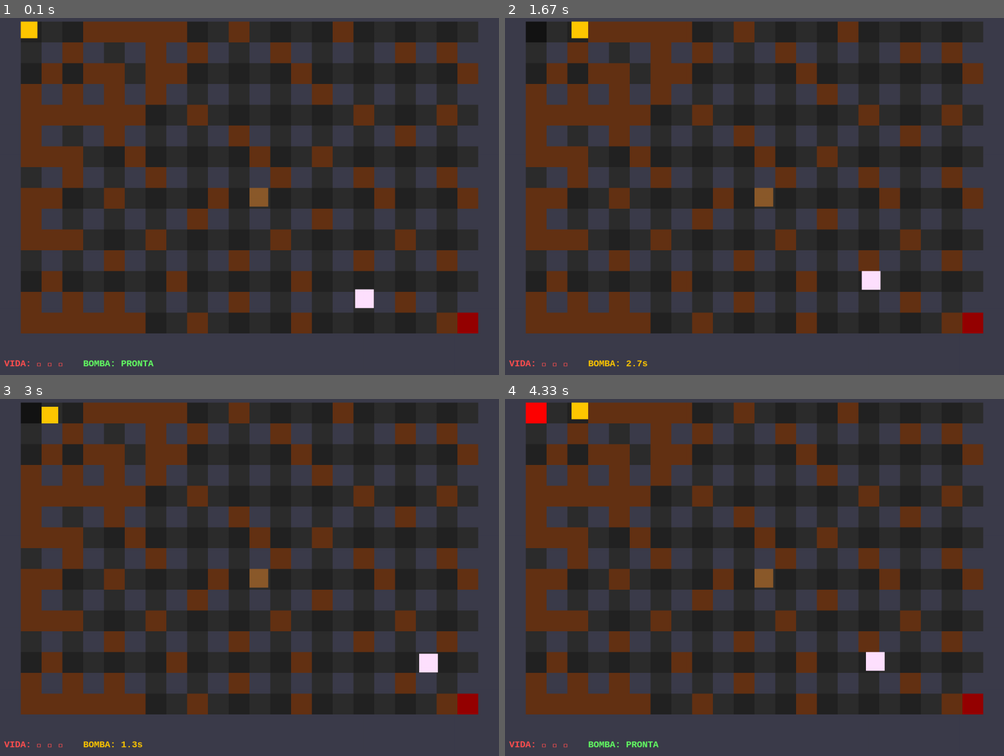
Above: before the commit, frames 1-4 (two rows, left to right).
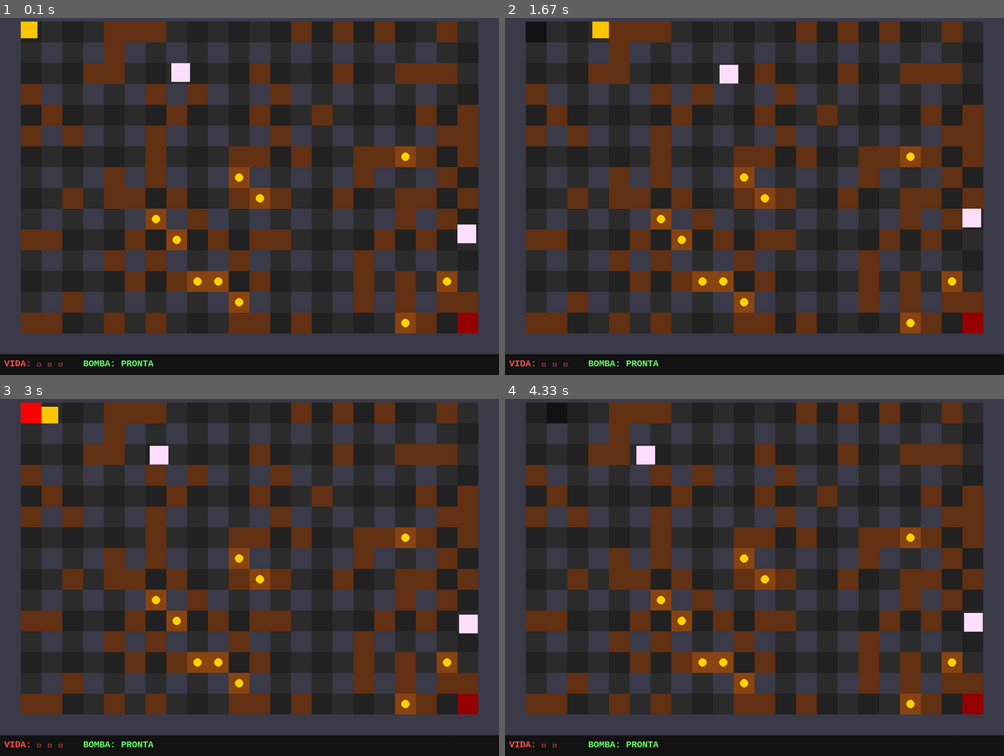
Above: after the commit, the same moments.

Repository: Mr7bb/Projeto-P.O.O-Jogo-usando-PyGame
Game: pygame game, started from main.py
Two runs of this game, one before a commit and one after it. Both use one fixed random seed, a clock stepped at 60 frames per second and the inputs below.
Inputs:
- Up to frame 1 (0.1 s): no input
- Up to frame 2 (1.67 s): tap Space at 0.33, 0.73, 1.03, 1.23, 1.57 s; hold D 0.67-1.13 s; hold W 1.17-1.47 s; hold D from 1.5 s (still down)
- Up to frame 3 (3 s): tap Space at 1.87, 2.07, 2.37, 2.63 s; release D at 1.97 s; hold A 2-2.53 s; hold S 2.57-2.87 s
- Up to frame 4 (4.33 s): hold W 3.33-3.7 s; tap Space at 3.4, 3.8, 4.1 s; hold D from 3.73 s (still down)

The runs differ from the first frame. In frame 1, 36% of the frame differs, in the area x 0-100%, y 0-100%; in frame 2, 37%; in frame 3, 37%; in frame 4, 37%.

Commit message:
troquei os mapas para um modelo de mapa procedural e concertei uns bugs na bomba.

Diff:
--- a/Blast_Miner.py
+++ b/Blast_Miner.py
@@ -1,10 +1,17 @@
 import pygame
-from Mapas.mapa_1 import MAPA_FASE_1, ALTURA, LARGURA, TELA_SIZE
-from Mapas.mapa_2 import MAPA_FASE_2
+import random
+
+from Mapas.gerador_mapas import GeradorProcedural
 from entidades.Player import Player
 from entidades.Fantasma import Fantasma
 from entidades.Golem import Golem
 from objetos.Bomba import Bomba
+
+
+#configs da janela
+ALTURA = 900
+LARGURA = 1200
+TELA_SIZE = 50
 
 class BlastMiner:
     def __init__(self):
@@ -13,21 +20,39 @@
         pygame.display.set_caption("Blast Miner Co. - IFRN")
 
         self.clock  = pygame.time.Clock()
+
         self.player = Player()
-        self.fase_atual = 1
-        self.mapa = MAPA_FASE_1
-        self.inimigos = [
-            Fantasma(850, 700),   # Inimigo tipo Fantasma
-            Golem(600, 450),      # Inimigo tipo Golem
-        ]
+
+        #adiçao da criaçao do mapa procedural
+        self.gerador = GeradorProcedural()
+
+        self.mapa_atual = self.gerador.gerar_fase()
+
+        self.inimigos = []
+        self.spawnar_inimigos_procedural()
+
         self.rodando   = True
         self.paredes   = []
         self.bombas    = []
         self.saida_rect = None
 
+    def spawnar_inimigos_procedural(self):
+        #spawna os inimigos longe do mike e somente no chão (0)
+        self.inimigos = []
+        #sorteia a quantidade de inimigos
+        quantidade_inimigos = random.randint(2, 4)
+
+        while len(self.inimigos) < quantidade_inimigos:
+            l = random.randint(1, len(self.mapa_atual) -2)
+            c = random.randint(6, len(self.mapa_atual[0]) - 2)
+            if self.mapa_atual[l][c] == 0:  #somente no chão
+                x = c * TELA_SIZE
+                y = l * TELA_SIZE
+                self.inimigos.append(Fantasma(x, y))
+
     def desenhar_cenario(self):
         self.paredes = []
-        for linha_idx, linha in enumerate(self.mapa):
+        for linha_idx, linha in enumerate(self.mapa_atual):
             for col_idx, tile in enumerate(linha):
                 x = col_idx * TELA_SIZE
                 y = linha_idx * TELA_SIZE
@@ -43,9 +68,15 @@
                     rect = pygame.Rect(x, y, TELA_SIZE, TELA_SIZE)
                     pygame.draw.rect(self.tela, (100, 50, 20), rect)
                     self.paredes.append(rect)
+                elif tile == 4:
+                    rect = pygame.Rect(x, y, TELA_SIZE, TELA_SIZE)
+                    pygame.draw.rect(self.tela, (139, 69, 19), rect)
+                    pygame.draw.circle(self.tela, (255, 215, 0), (x + 25, y + 25), 10)
+                    self.paredes.append(rect)
                 elif tile == 3:
                     self.saida_rect = pygame.Rect(x, y, TELA_SIZE, TELA_SIZE)
                     pygame.draw.rect(self.tela, (150, 0, 0), self.saida_rect)
+
 
     def desenhar_hud(self):
         """Exibe a vida do player e o cooldown da bomba na tela."""
@@ -72,14 +103,11 @@
                 if event.type == pygame.KEYDOWN:
                     if event.key == pygame.K_SPACE:
                         # Só planta bomba se o cooldown permitir
-                        if self.player.pode_plantar_bomba():
+                        if self.player.pode_plantar_bomba() and len(self.bombas) < 1:  # Limite de bombas ativas
                             col = self.player.rect.centerx // 50
                             lin = self.player.rect.centery // 50
                             nova_bomba = Bomba(col * 50, lin * 50)
                             self.bombas.append(nova_bomba)
-                            self.player.plantar_bomba()
-
-            # --- LÓGICA ---
 
             # Player
             self.player.controlar(self.paredes, self.bombas)
@@ -88,7 +116,7 @@
 
             # Bombas
             for b in self.bombas[:]:
-                b.atualizar(self.mapa, self.player, self.inimigos)
+                b.atualizar(self.mapa_atual, self.player, self.inimigos)
                 if b.explodiu:
                     self.bombas.remove(b)
 
@@ -96,7 +124,7 @@
             self.inimigos = [i for i in self.inimigos if i.ativo]
 
             for inimigo in self.inimigos:
-                inimigo.mover(self.player, self.paredes, self.mapa)
+                inimigo.mover(self.player, self.paredes, self.mapa_atual)
 
                 # Golem causa knockback; Fantasma só causa dano normal
                 if isinstance(inimigo, Golem):
@@ -111,19 +139,14 @@
 
             # Vitória
             if self.saida_rect and self.player.rect.colliderect(self.saida_rect):
-                if self.fase_atual == 1:
-                    self.fase_atual = 2
-                    self.mapa = MAPA_FASE_2
-                    self.player.rect.topleft = (50, 50)
-                    self.saida_rect = None
-                    self.inimigos = [
-            Fantasma(100, 100),
-            Golem(300, 200),
-        ]
+                print("=== PARABÉNS — VOCÊ ESCAPOU! PRÓXIMO NIVEL!!===")
 
-                else:
-                    print("=== CONTRATO CUMPRIDO — VOCÊ ESCAPOU! ===")
-                    self.rodando = False
+                self.mapa_atual == self.gerador.gerar_fase()
+                self.player.rect.topleft = (50, 50)
+                self.saida_rect = None
+                self.bombas = []
+                self.spawnar_inimigos_procedural()
+
             # --- DESENHO ---
             self.tela.fill((20, 20, 20))
             self.desenhar_cenario()
@@ -143,3 +166,7 @@
             self.clock.tick(60)
 
         pygame.quit()
+
+if __name__ == "__main__":
+    jogo = BlastMiner()
+    jogo.executar()
--- /dev/null
+++ b/Mapas/gerador_mapas.py
@@ -0,0 +1,101 @@
+import random
+class GeradorProcedural:
+    def __init__(self, linhas=17, colunas=24):
+        self.linhas = linhas
+        self.colunas = colunas
+
+    def gerar_fase(self):
+        #serve para gerar uma matriz de mapa em regras inteligentes
+        # o mapa é preechido totalmente pelo chão=0
+
+        mapa = [[0 for _ in range(self.colunas)] for _ in range(self.linhas)]
+
+        #cria as bordas indestrutiveis do mapa
+        for l in range (self.linhas):
+            for c in range(self.colunas):
+                if l == 0 or l == self.linhas-1 or c == 0 or c == self.colunas-1:
+                    mapa[l][c] = 1
+
+        #cria piláres fixos e intercalados
+        for l in range(2, self.linhas-2, 2):
+            for c in range(2, self.colunas-2, 2):
+                mapa[l][c] = 1
+
+        #cria a "zona segura" do jogador no canto superior esquerdo.
+        zona_seguras = [(1,1), (1,2), (2,1), (2,1), (1,3), (3,1)]
+
+        #destribui os blocos detruíveis
+        for l in range(1, self.linhas-1):
+            for c in range(1, self.colunas-1):
+                if mapa[l][c] == 0 and (l,c) not in zona_seguras:
+                    if random.random() < 0.35: #35% de chance de criar um bloco detruível
+                        mapa[l][c] = 2
+
+        #os blocos de minérios destrutiveis
+        num_veios = random.randint(2, 6) #número de veios de minério
+        for _ in range(num_veios):
+            #local aleatório e distante do spawn do mike
+            lin_veio = random.randint(3, self.linhas -2)
+            col_veio = random.randint(5, self.colunas -3)
+
+            #espalha o miério ao redor desseeeeee ponto
+            tamanho_veio = random.randint(2, 4)
+            for _ in range(tamanho_veio):
+                if 0 <= lin_veio < self.linhas and 0 <= col_veio < self.colunas:
+                    #só subistitui se for chao ou bloco que explode
+                    if mapa[lin_veio][col_veio] in [0,2]:
+                        mapa[lin_veio][col_veio] = 4 # minério
+
+                lin_veio += random.choice([-1, 0, 1]) #move o ponto do veio para criar um formato mais orgânico
+                col_veio += random.choice([-1, 0, 1])
+
+        #posiciona a saída do mapa
+        saida_definida = False
+        for l in range(self.linhas-2, 0, -1):
+            if mapa[l][self.colunas-2] != 1:
+                mapa[l][self.colunas-2] = 3 #a saida boy
+                saida_definida = True
+                break
+
+        #caso de SEGURANÇAAAAAAA caso a saida seja fechada pelos blocos
+        if not saida_definida:
+            mapa[self.linhas // 2][self.colunas-2] = 3
+
+        #validação por Flood Fill / BFS (Garante que a fase tem solução)
+        #se o caminho do Mike (1,1) até a saída (3) estiver totalmente bloqueado, gera outro mapa do zero
+
+        if not self.validar_caminho(mapa):
+            return self.gerar_fase()
+
+        return mapa
+    def validar_caminho(self,mapa):
+        #testa se o jogador consegue chegar na saida
+
+        linhas = len(mapa)
+        colunas = len(mapa[0])
+        visitados = [[False for _ in range(colunas)] for _ in range(linhas)]
+
+        #fila de busca pose do mike (1,1)
+        fila = [(1, 1)]
+        visitados[1][1] = True
+
+        while fila:
+            l, c = fila.pop(0)
+
+            # se a buscar alcançou a saida, o layout é válido
+            if mapa[l][c] == 3:
+                return True
+
+            #checar os 4 lados
+            for dl, dc in [(-1, 0), (1, 0), (0, -1), (0, 1)]:
+                nl = l + dl
+                nc = c + dc
+
+                if 0 <= nl < linhas and 0 <= nc < colunas:
+                    ## o algoritmo pode atravessa tudos, menos as paredes fixas
+                    if not visitados[nl][nc] and mapa[nl][nc] != 1:
+                        visitados[nl][nc] = True
+                        fila.append((nl, nc))
+
+
+        return False
--- a/Mapas/mapa_1.py
+++ /dev/null
@@ -1,26 +0,0 @@
-# Configurações de Tela
-ALTURA     = 900
-LARGURA    = 1200
-TELA_SIZE  = 50
-
-# Matriz do Mapa (0:chão, 1:parede, 2:minério, 3:saída)
-MAPA_FASE_1 = [
-    [1, 1, 1, 1, 1, 1, 1, 1, 1, 1, 1, 1, 1, 1, 1, 1, 1, 1, 1, 1, 1, 1, 1, 1],
-    [1, 0, 0, 0, 2, 2, 2, 2, 2, 0, 0, 2, 0, 0, 0, 0, 2, 0, 0, 0, 0, 0, 0, 1],
-    [1, 0, 1, 2, 1, 0, 1, 2, 1, 2, 1, 0, 1, 2, 1, 0, 1, 0, 1, 2, 1, 2, 1, 1],
-    [1, 0, 2, 0, 2, 2, 0, 2, 2, 0, 0, 0, 0, 0, 2, 0, 0, 0, 0, 0, 0, 0, 2, 1],
-    [1, 2, 1, 2, 1, 2, 1, 2, 1, 0, 1, 0, 1, 0, 1, 2, 1, 0, 1, 0, 1, 0, 1, 1],
-    [1, 2, 2, 2, 2, 2, 2, 0, 0, 2, 0, 0, 0, 0, 0, 0, 0, 2, 0, 0, 0, 2, 0, 1],
-    [1, 2, 1, 0, 1, 2, 1, 0, 1, 0, 1, 2, 1, 0, 1, 0, 1, 0, 1, 2, 1, 0, 1, 1],
-    [1, 2, 2, 2, 0, 0, 2, 0, 0, 0, 0, 0, 2, 0, 0, 2, 0, 0, 0, 0, 0, 0, 0, 1],
-    [1, 0, 1, 2, 1, 0, 1, 2, 1, 0, 1, 0, 1, 2, 1, 0, 1, 2, 1, 0, 1, 2, 1, 1],
-    [1, 2, 2, 0, 0, 2, 0, 0, 0, 0, 2, 0, 0, 0, 0, 0, 0, 0, 2, 0, 0, 0, 2, 1],
-    [1, 2, 1, 0, 1, 0, 1, 0, 1, 2, 1, 0, 1, 0, 1, 2, 1, 0, 1, 0, 1, 0, 1, 1],
-    [1, 2, 2, 2, 0, 0, 0, 2, 0, 0, 0, 0, 0, 2, 0, 0, 0, 0, 0, 2, 0, 0, 0, 1],
-    [1, 0, 1, 0, 1, 2, 1, 0, 1, 0, 1, 2, 1, 0, 1, 0, 1, 2, 1, 0, 1, 2, 1, 1],
-    [1, 0, 2, 0, 0, 0, 0, 0, 2, 0, 0, 0, 0, 0, 2, 0, 0, 0, 0, 0, 0, 0, 0, 1],
-    [1, 2, 1, 2, 1, 2, 1, 0, 1, 0, 1, 2, 1, 0, 1, 0, 1, 0, 1, 2, 1, 0, 1, 1],
-    [1, 2, 2, 2, 2, 2, 2, 0, 0, 2, 0, 0, 0, 0, 2, 0, 0, 0, 0, 0, 0, 2, 3, 1],
-    [1, 1, 1, 1, 1, 1, 1, 1, 1, 1, 1, 1, 1, 1, 1, 1, 1, 1, 1, 1, 1, 1, 1, 1],
-    [1, 1, 1, 1, 1, 1, 1, 1, 1, 1, 1, 1, 1, 1, 1, 1, 1, 1, 1, 1, 1, 1, 1, 1]
-]
--- a/Mapas/mapa_2.py
+++ /dev/null
@@ -1,20 +0,0 @@
-MAPA_FASE_2 = [
-    [1, 1, 1, 1, 1, 1, 1, 1, 1, 1, 1, 1, 1, 1, 1, 1, 1, 1, 1, 1, 1, 1, 1, 1],
-    [1, 0, 0, 2, 0, 0, 0, 2, 0, 0, 0, 2, 0, 0, 0, 2, 0, 0, 0, 2, 0, 0, 0, 1],
-    [1, 0, 1, 0, 1, 0, 1, 0, 1, 2, 1, 0, 1, 0, 1, 0, 1, 2, 1, 0, 1, 0, 1, 1],
-    [1, 2, 0, 0, 0, 2, 0, 0, 2, 0, 0, 0, 2, 0, 0, 0, 0, 0, 2, 0, 0, 2, 0, 1],
-    [1, 0, 1, 0, 1, 0, 1, 2, 1, 0, 1, 2, 1, 0, 1, 0, 1, 0, 1, 2, 1, 0, 1, 1],
-    [1, 0, 2, 0, 0, 0, 2, 0, 0, 0, 2, 0, 0, 2, 0, 0, 2, 0, 0, 0, 0, 0, 2, 1],
-    [1, 2, 1, 2, 1, 0, 1, 0, 1, 0, 1, 0, 1, 0, 1, 2, 1, 0, 1, 0, 1, 2, 1, 1],
-    [1, 0, 0, 0, 2, 0, 0, 2, 0, 0, 0, 2, 0, 0, 0, 0, 2, 0, 0, 2, 0, 0, 0, 1],
-    [1, 0, 1, 0, 1, 2, 1, 0, 1, 2, 1, 0, 1, 0, 1, 0, 1, 0, 1, 0, 1, 2, 1, 1],
-    [1, 2, 0, 2, 0, 0, 0, 0, 2, 0, 0, 0, 0, 2, 0, 0, 0, 2, 0, 0, 2, 0, 0, 1],
-    [1, 0, 1, 0, 1, 0, 1, 2, 1, 0, 1, 0, 1, 0, 1, 2, 1, 0, 1, 0, 1, 0, 1, 1],
-    [1, 0, 2, 0, 2, 0, 2, 0, 0, 2, 0, 2, 0, 0, 2, 0, 0, 0, 2, 0, 0, 2, 0, 1],
-    [1, 2, 1, 0, 1, 2, 1, 0, 1, 0, 1, 0, 1, 2, 1, 0, 1, 0, 1, 2, 1, 0, 1, 1],
-    [1, 0, 0, 0, 0, 0, 2, 0, 0, 0, 2, 0, 0, 0, 0, 2, 0, 0, 0, 0, 2, 0, 2, 1],
-    [1, 0, 1, 2, 1, 0, 1, 0, 1, 2, 1, 0, 1, 0, 1, 0, 1, 2, 1, 0, 1, 0, 1, 1],
-    [1, 2, 0, 0, 2, 0, 0, 2, 0, 0, 0, 2, 0, 0, 0, 0, 2, 0, 0, 0, 0, 0, 3, 1],
-    [1, 1, 1, 1, 1, 1, 1, 1, 1, 1, 1, 1, 1, 1, 1, 1, 1, 1, 1, 1, 1, 1, 1, 1],
-    [1, 1, 1, 1, 1, 1, 1, 1, 1, 1, 1, 1, 1, 1, 1, 1, 1, 1, 1, 1, 1, 1, 1, 1]
-]
--- a/objetos/Bomba.py
+++ b/objetos/Bomba.py
@@ -3,7 +3,7 @@
 class Bomba:
     def __init__(self, x, y):
         self.rect = pygame.Rect(x, y, 50, 50)
-        self.tempo_explosao = 240   # 4 segundos a 60fps
+        self.tempo_explosao = 180   # 4 segundos a 60fps
         self.cor = (0, 0, 0)
         self.explodiu = False
         self.solida = False         # Vira sólida após o player sair de cima
@@ -39,8 +39,14 @@
             if 0 <= alvo_l < len(mapa) and 0 <= alvo_c < len(mapa[0]):
                 explosao_rect = pygame.Rect(alvo_c * 50, alvo_l * 50, 50, 50)
 
+                if mapa[alvo_l][alvo_c] == 2 or mapa[alvo_l][alvo_c] == 4:
+
+
                 # Destruir minério
-                if mapa[alvo_l][alvo_c] == 2:
+                 if mapa[alvo_l][alvo_c] == 4:
+                    print("Minério destruído!")
+                 else:
+                    print("Bloco comum destruído!")
                     mapa[alvo_l][alvo_c] = 0
 
                 # Dano no Player
@@ -50,4 +56,4 @@
                 # Dano nos Inimigos
                 for inimigo in inimigos:
                     if inimigo.rect.colliderect(explosao_rect):
-                        inimigo.receber_dano_explosao()
+                        inimigo.atravessar_paredes_furias()
Binary file added: assets/sprites/player/Small-8-Direction-Characters_by_AxulArt.png
